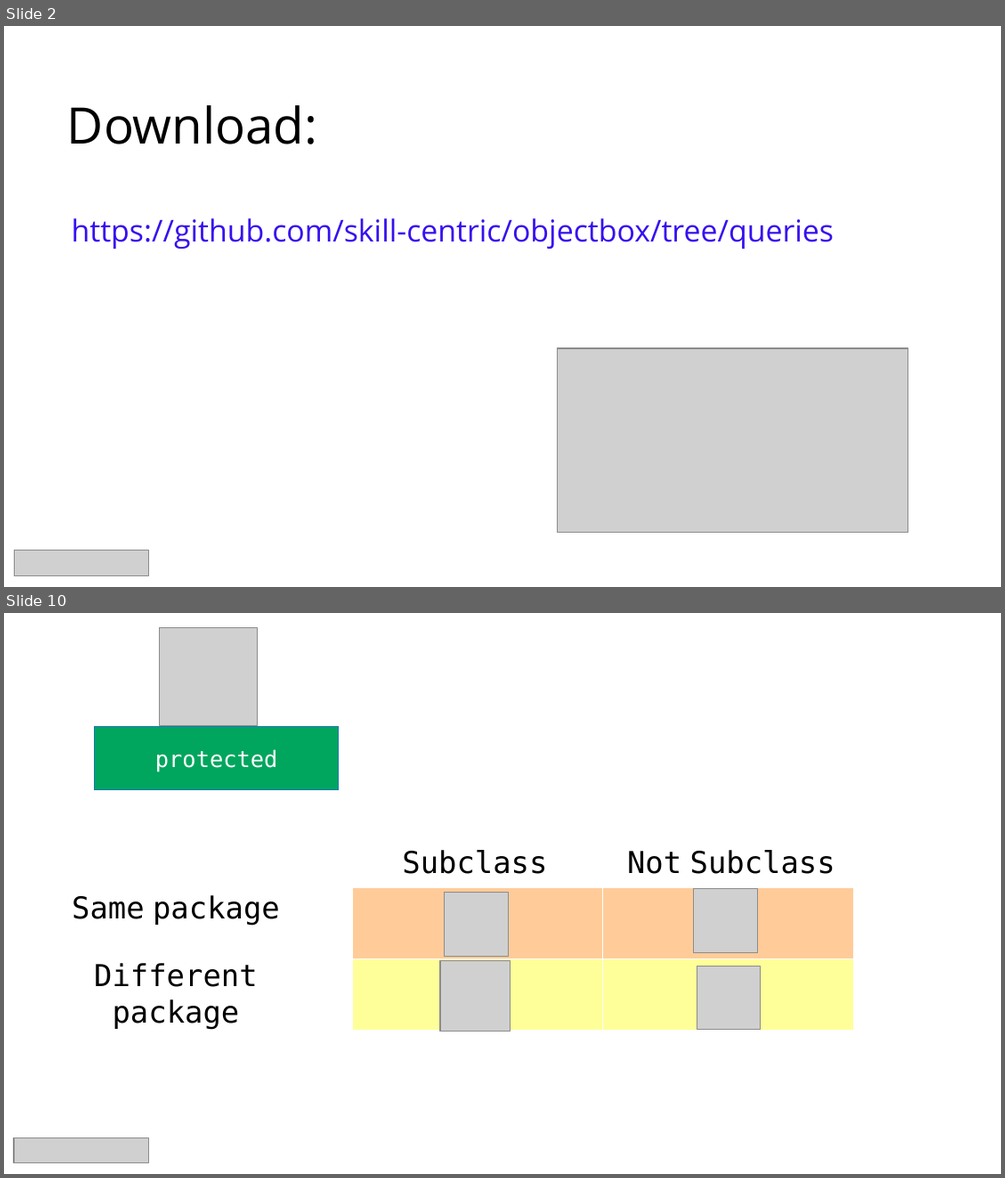
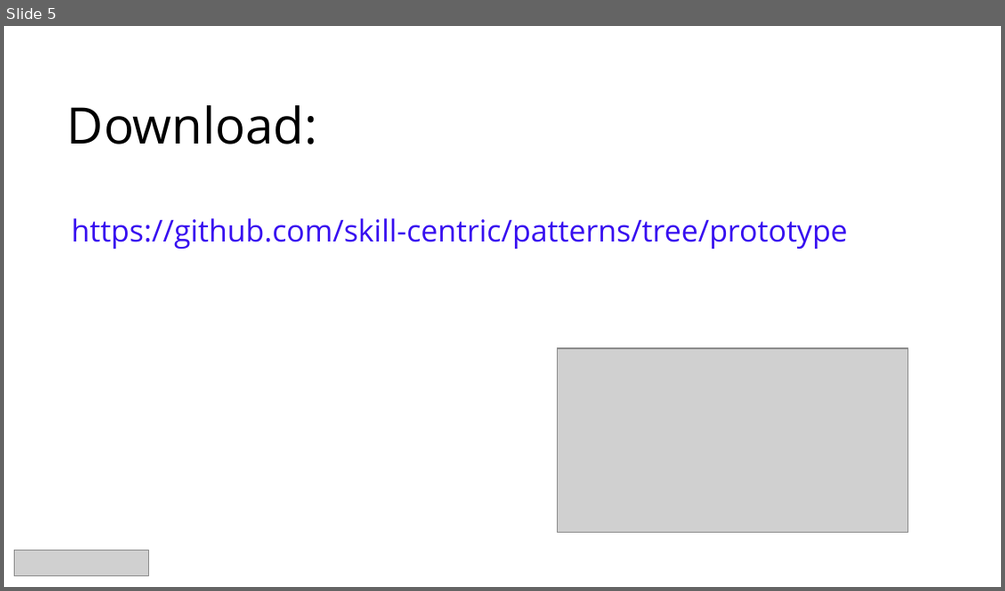
Before and after one commit to skill-centric/utils, a slide deck: src/main/resources/slide-template.pptx. Shown one above the other, each under a label of ours: slides 2 and 10 before the commit, slide 5 after it; the slides between them are not shown. The pictures are 1005x1178 and 1005x591 pixels, drawn with LibreOffice and Linux fonts; fonts in the diff are those of the drawing; grey boxes stand for pictures. Boxes give left, top, right and bottom in pixels: in the first picture for what was removed or moved away, otherwise in the second. Text is boxed around its words. In the diff, an @@ line names an element or a change of style, - is before the commit and + after.

```diff
--- a/src/main/resources/slide-template.pptx
+++ b/src/main/resources/slide-template.pptx
@@ slide 10 removed at bbox=[4, 613, 1001, 1174], background #FFFFFF @@
@@ picture removed at bbox=[160, 627, 258, 725] @@
@@ rectangle removed at bbox=[95, 727, 339, 790] @@
-protected
@@ text removed at bbox=[402, 850, 547, 874] @@
-Subclass
@@ text removed at bbox=[627, 850, 835, 874] @@
-Not Subclass
@@ text removed at bbox=[72, 895, 280, 925] @@
-Same package
@@ table removed at bbox=[351, 888, 854, 1030], 2 rows, 2 columns @@
- | 
- | 
@@ picture removed at bbox=[445, 892, 509, 957] @@
@@ picture removed at bbox=[693, 889, 758, 953] @@
@@ text removed at bbox=[94, 963, 257, 1029] @@
-Different package
@@ picture removed at bbox=[440, 961, 510, 1031] @@
@@ picture removed at bbox=[697, 965, 760, 1030] @@
@@ picture removed at bbox=[14, 1137, 149, 1163] @@
@@ what was slide 2 is now slide 5 @@
@@ slide 5 changed as well @@
@@ text at bbox=[72, 218, 848, 248]: text changed @@
-https://github.com/skill-centric/objectbox/tree/queries
+https://github.com/skill-centric/patterns/tree/prototype
```
Also in this commit, not shown: 1 other slide changed, 3 slides added, 11 other slides removed.
